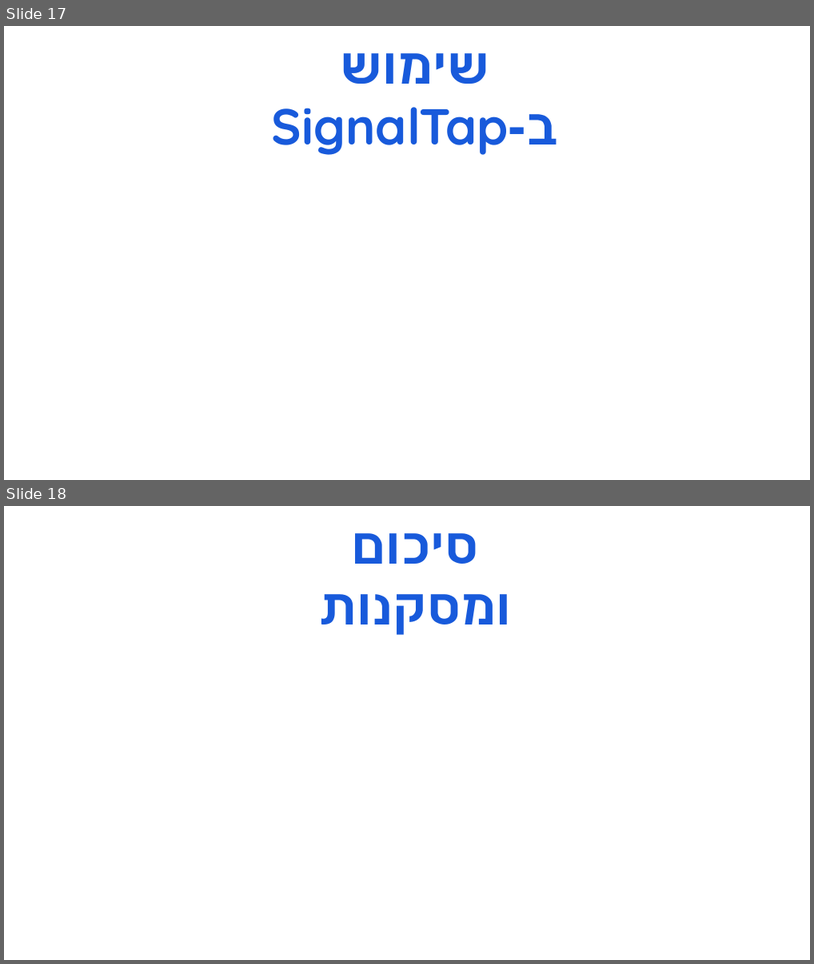
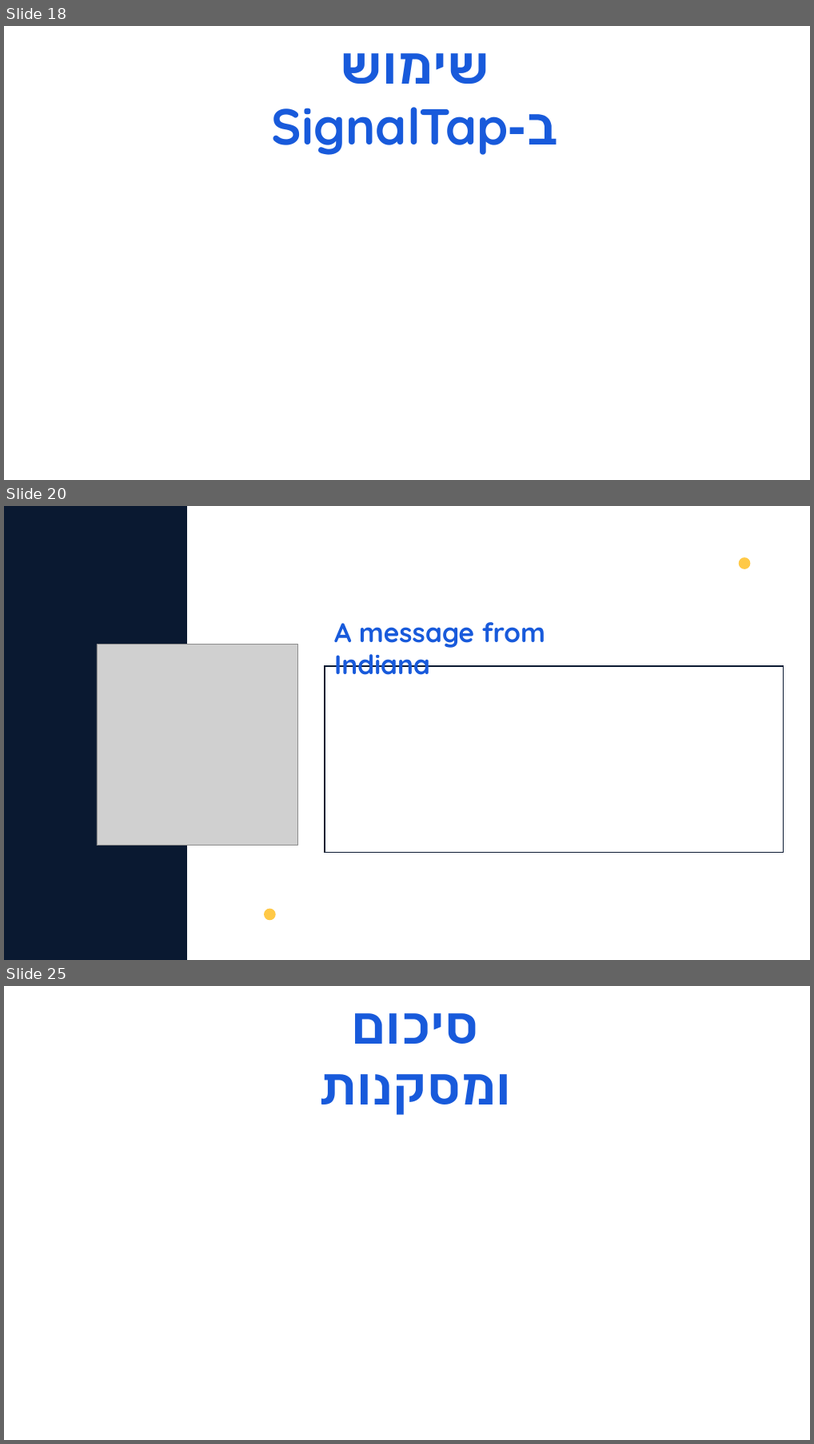
Before and after one commit to NadhirB/Bomber-Man-Project-A1, a slide deck: מצגת.pptx. Shown one above the other, each under a label of ours: slides 17 and 18 before the commit, slides 18, 20 and 25 after it; the slides between them are not shown. The pictures are 814x964 and 814x1444 pixels, drawn with LibreOffice and Linux fonts; fonts in the diff are those of the drawing; grey boxes stand for pictures. Boxes give left, top, right and bottom in pixels: in the first picture for what was removed or moved away, otherwise in the second. Text is boxed around its words. In the diff, an @@ line names an element or a change of style, - is before the commit and + after.

```diff
--- a/מצגת.pptx
+++ b/מצגת.pptx
@@ slide 20 added at [4, 506, 810, 960], background #FFFFFF @@
@@ freeform shape added at [4, 506, 187, 960], fill #0A1931 @@
@@ freeform shape added at [739, 557, 752, 569], fill #FFC947 @@
@@ text added at [334, 622, 546, 675], 32 pt, text #185ADB, bold @@
+A message from Indiana
@@ picture added at [97, 644, 298, 844] @@
@@ freeform shape added at [324, 665, 784, 853], outline #0A1931 1.5 pt @@
@@ freeform shape added at [263, 908, 276, 920], fill #FFC947 @@
@@ what was slide 17 is now slide 18 @@
@@ what was slide 18 is now slide 25 @@
```
Also in this commit, not shown: 7 slides changed, 6 other slides added.
